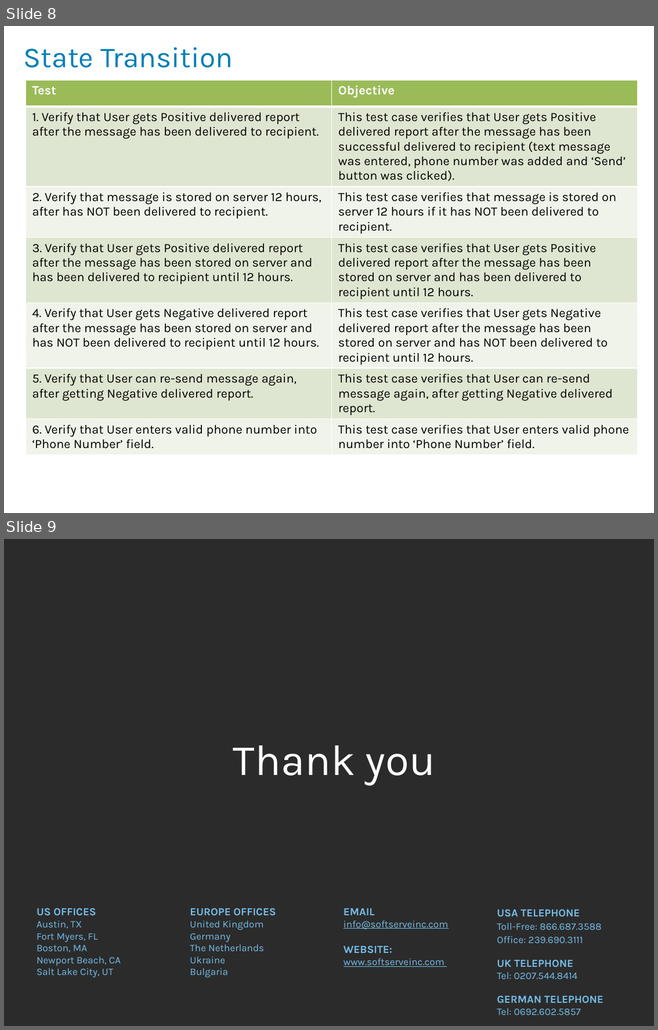
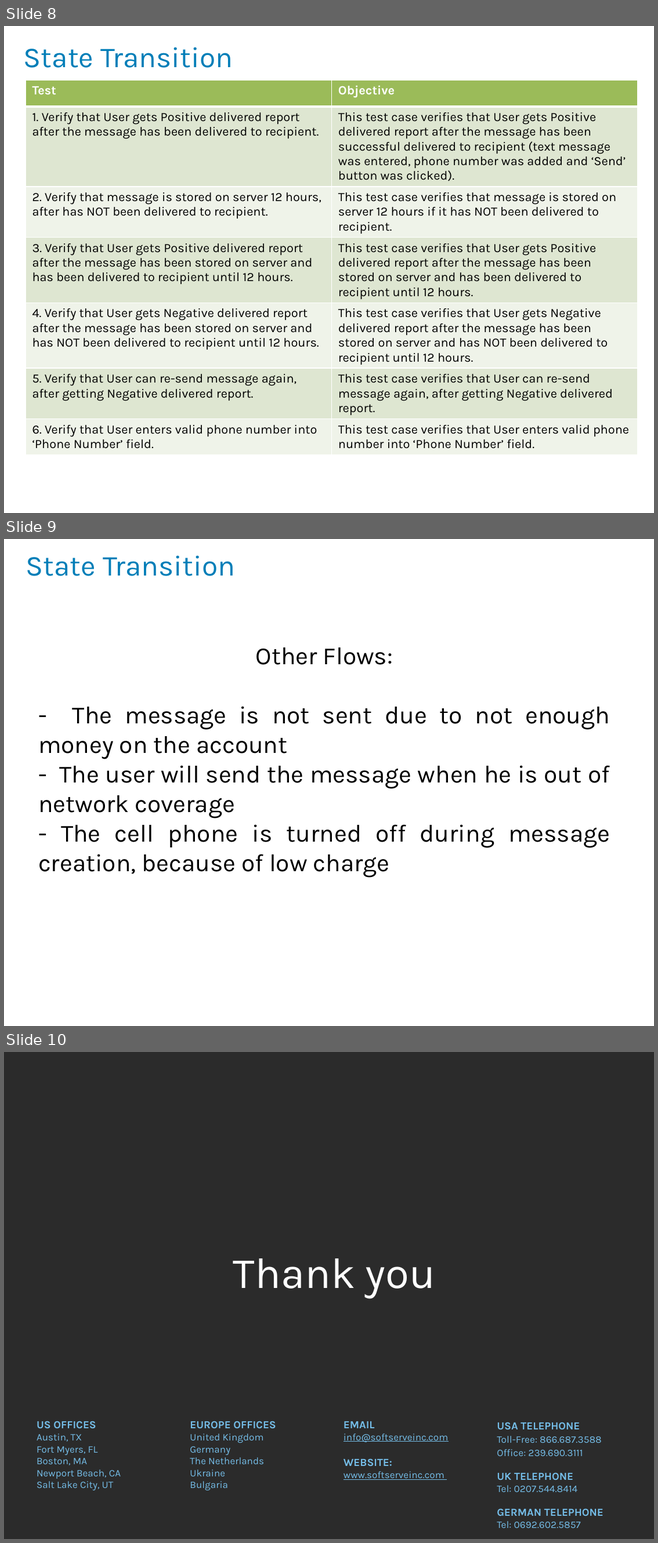
Before and after one commit to ttp-if/mqc, a slide deck: Nataliia Sheludiakova/HW5/HW5_Test Design Techniques_Nataliia_Sheludiakova.pptx. Shown one above the other, each under a label of ours: slides 8 and 9 before the commit, slides 8, 9 and 10 after it. The pictures are 658x1030 and 658x1543 pixels, drawn with LibreOffice and Linux fonts; fonts in the diff are those of the drawing; background and template pictures are left out; a plain dark background stands for a picture behind light text. Boxes give left, top, right and bottom in pixels: in the first picture for what was removed or moved away, otherwise in the second. Text is boxed around its words. In the diff, an @@ line names an element or a change of style, - is before the commit and + after.

```diff
--- a/Nataliia Sheludiakova/HW5/HW5_Test Design Techniques_Nataliia_Sheludiakova.pptx
+++ b/Nataliia Sheludiakova/HW5/HW5_Test Design Techniques_Nataliia_Sheludiakova.pptx
@@ slide 9 added at <box>4,539,654,1026</box>, background picture (left out) @@
@@ title added at <box>26,555,235,576</box>, 32 pt, text #017EB8 @@
+State Transition
@@ text added at <box>38,647,610,878</box>, 27.3 pt, text #000000 @@
+Other Flows:
+- The message is not sent due to not enough money on the account
+- The user will send the message when he is out of network coverage
+- The cell phone is turned off during message creation, because of low charge
@@ what was slide 9 is now slide 10 @@
```
Also in this commit, not shown: 4 slides changed, 2 other files.
